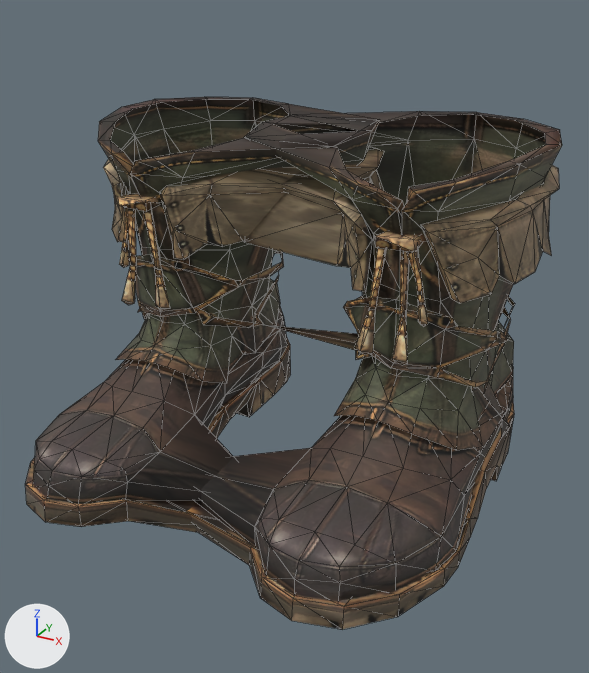
A saved change to the glTF model godot-client/assets/actors/native/equipment/leather_adventurer_boots_04.glb.
The view is the same before and after, from a 50 mm camera at (0.359, -0.618, 0.44) aimed at (0.021, -0.003, 0.132). The axes (+X, +Y, +Z) are drawn at lower left. The lights are the same throughout. The older version comes first. Mesh edges are drawn as thin lines. Vertices at exactly the same position are counted once.

The scene before the commit, as lines of its bpy script (objects in view):
```python
me_beaded_boots = bpy.data.meshes.new('Beaded Boots')
me_beaded_boots.from_pydata(...)  # 835 vertices, 1314 faces; spans x -0.232..0.227, y -0.196..0.219, z -0.013..0.32
me_beaded_boots.materials.append(mat_beaded_boots_base)  # picture img_image_0
ob_beaded_boots = bpy.data.objects.new('Beaded Boots', me_beaded_boots)
ob_beaded_boots.location = (0.0, 0.0, 0.0)
```
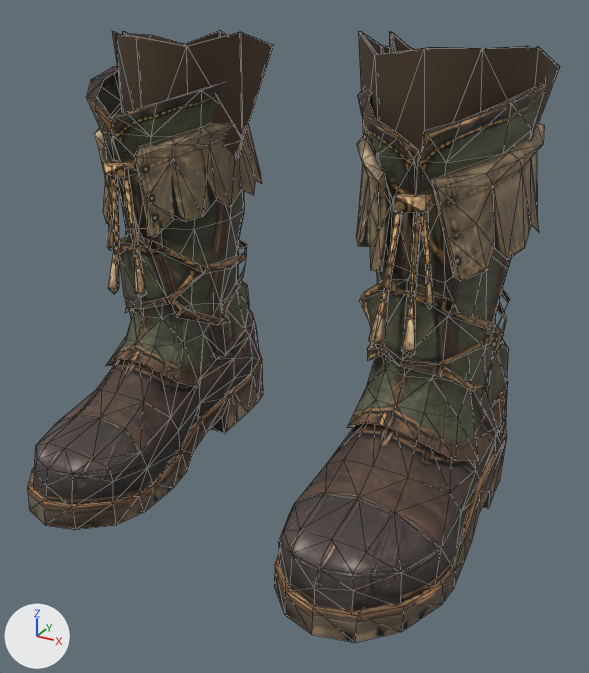
Location of each change, (x1, y1, x2, y2) in pixels of the pictures (589 x 673 px; the box of a moved part takes in the faces that stretch with it):
'Beaded Boots', reshaped (8% taller): before (25, 97, 562, 629); after (28, 66, 546, 642)
'GeneratedBootBacking', added: after (74, 31, 560, 416)
'GeneratedBootBackingWithLegs', added (mostly hidden): after (122, 31, 528, 53)
part 1 of me_beaded_boots, moved or reshaped: before (119, 207, 129, 267); after (107, 175, 114, 251)
part 2 of me_beaded_boots, moved or reshaped: before (375, 232, 422, 252); after (394, 194, 432, 213)
part 3 of me_beaded_boots, moved or reshaped: before (118, 194, 159, 212); after (103, 160, 136, 178)
part 4 of me_beaded_boots, moved or reshaped: before (198, 275, 279, 328); after (171, 263, 246, 325)
part 5 of me_beaded_boots, moved or reshaped: before (25, 97, 562, 629); after (28, 66, 546, 642)

The edits, one by one:
Material 'Beaded Boots Backing' (mat_beaded_boots_backing) is new.
Its base color is (0.0732, 0.0482, 0.0296) (brown #4c3e30).
Its roughness is 1.0.
me_beaded_boots is used by ob_beaded_boots; location (0.0, 0.0, 0.0).
me_beaded_boots had 835 vertices, 1314 faces and spanned x -0.232..0.227, y -0.196..0.219, z -0.013..0.32.
me_beaded_boots now has 835 vertices, 1314 faces and spans x -0.218..0.218, y -0.19..0.17, z -0.026..0.37.
me_beaded_boots part 1: the loose piece of 11 vertices spanning x -0.163..-0.14, y -0.032..-0.022, z 0.178..0.25 is scaled about its middle by (0.755, 0.803, 1.17), then moved by (-0.006, -0.011, 0.026).
me_beaded_boots part 2: the loose piece of 9 vertices spanning x 0.112..0.147, y -0.035..0.01, z 0.242..0.253 is scaled about its middle by (0.762, 0.812, 1.19), then moved by (0.015, -0.015, 0.036).
me_beaded_boots part 3: the loose piece of 9 vertices spanning x -0.15..-0.117, y -0.037..0.01, z 0.242..0.252 is scaled about its middle by (0.737, 0.799, 1.17), then moved by (-0.011, -0.013, 0.032).
me_beaded_boots part 4: the loose piece of 11 vertices spanning x -0.095..-0.056, y 0.0..0.155, z 0.103..0.139 is scaled about its middle by (0.835, 0.856, 1.17), then moved by (-0.022, -0.028, 0.01).
me_beaded_boots part 5: 795 of 835 vertices moved; they spanned x -0.232..0.227, y -0.196..0.219, z -0.013..0.32 and now span x -0.218..0.218, y -0.19..0.17, z -0.026..0.37; mean shift (0.003, -0.025, 0.014); largest move (-0.065, -0.068, -0.012) -> (0.076, -0.078, -0.025).
Mesh me_generatedbootbackingwithlegs is new.
It has 690 vertices, 1364 faces and spans x -0.199..0.201, y -0.16..0.139, z -0.025..0.4.
It uses material mat_beaded_boots_backing (brown #4c3e30).
Mesh me_generatedbootbacking is new.
It has 690 vertices, 1364 faces and spans x -0.214..0.213, y -0.16..0.139, z -0.025..0.4.
It uses material mat_beaded_boots_backing (brown #4c3e30).
Object 'GeneratedBootBackingWithLegs' (ob_generatedbootbackingwithlegs) is new; it shows me_generatedbootbackingwithlegs.
Its location is (0.0, 0.0, 0.0).
Object 'GeneratedBootBacking' (ob_generatedbootbacking) is new; it shows me_generatedbootbacking.
Its location is (0.0, 0.0, 0.0).
